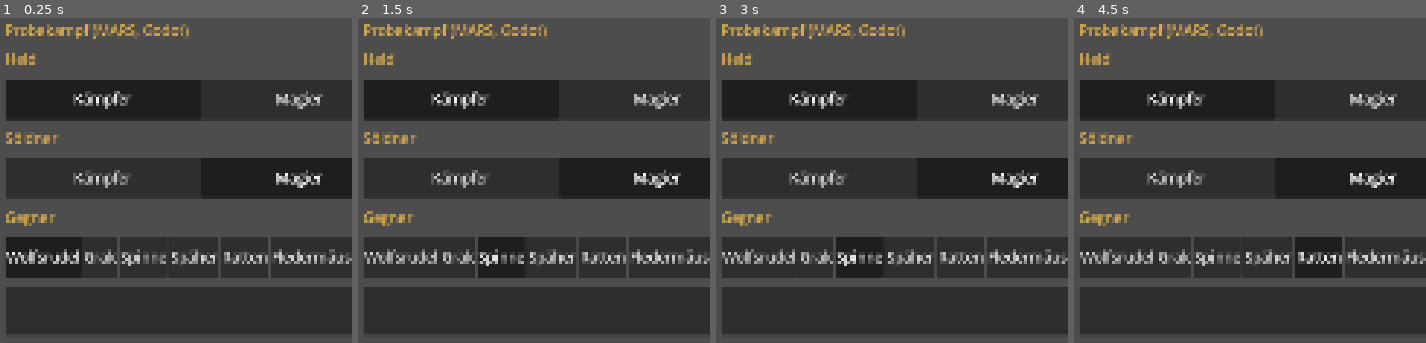
Above: before the commit, frames 1-4 (left to right).
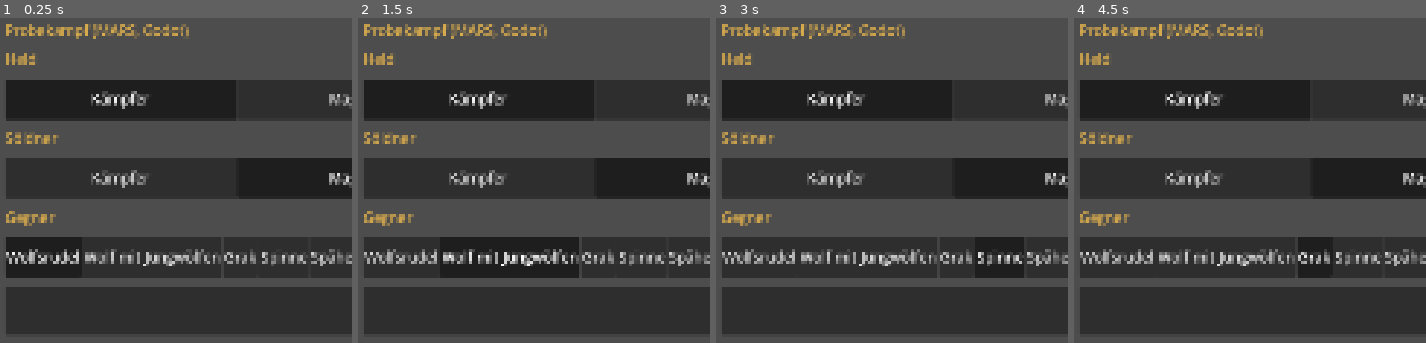
Above: after the commit, the same moments.

Repository: tramour-cmyk/androidapp_rpg_bornim
Game: Godot game, scene res://kampf/probe.tscn
Same seed, same stepped clock (60 frames per second), same inputs: the game is played once before the commit and once after it.
Inputs (mouse positions are in pixels of both pictures, inside the frame that each line leads up to):
- Up to frame 1 (0.25 s): no input
- Up to frame 2 (1.5 s): click "Wolfsrudel" at 0.5 s; click (509, 258) at 1.25 s, where only the run after the commit has a clickable "Wolf mit Jungwölfen"
- Up to frame 3 (3 s): click "Grak" at 2 s; click "Spinne" at 2.75 s
- Up to frame 4 (4.5 s): click "Späher" at 3.5 s; click (1320, 258) at 4.25 s, where only the run before the commit has a clickable "Ratten"

The runs differ from the first frame. In frame 1, 4.4% of the frame differs, in the area x 20-100%, y 22-80%; in frame 2, 4.5%; in frame 3, 4.4%; in frame 4, 4.5%.

Commit message:
399.2a Waldkampf Wolf mit 1–2 Jungwölfen (Chef 28.10., 14:19, Archiv: „Wolf mit 1 bis 2 Jungwölfen“, Held allein): aufruf.gd Gruppe „RUDEL“ (rudel(): Wolf vorn, 1–2 Jungwölfe wie Packs.kt cubs: halb so groß, Biss 1W3, Angriff −1; neu für MARS: halbe TP des Wolfs), mars.gd Fighter.follows/fled: fällt der Wolf, fliehen sie (Text aus Packs.kt, Hinweis FOE_FLEES), Kampf gewonnen; Erfahrung wie alt über lohn.gd (Wolf, je Jungwolf 0,3); Namen nach Art und Name gezählt (Wolf, Jungwolf 1, 2); Kampfort: Jungwolf 0,55 groß, läuft beim Fliehen nach hinten weg. Prüfungen: mars_regeln (Flucht, Erfahrung, Namen), aufruf_399 (Rudel allein), kampfort_lauf (Rudel). Lokal: core Kerntests 0, mars_golden 0, mars_regeln 0, klassisch_golden 0, aufruf_399 0 (6 Kämpfe), kampfort_lauf 0 (28 Kämpfe) [skip ci]
Co-Authored-By: Claude Opus 5.5 <noreply@anthropic.com>
Claude-Session: https://claude.ai/code/session_01Hmoj75RGhNPWnmxSqJ6X8c

Diff:
--- a/godot/kampf/aufruf.gd
+++ b/godot/kampf/aufruf.gd
@@ -39,12 +39,14 @@
 		"SHAMANS": [["gob1", Mars.CALLED, Vector2i(0, 0)], ["gob2", Mars.CALLED, Vector2i(0, 1)], ["gob3", Mars.CALLED, Vector2i(1, 0)]],
 		# 348.7: drei Kobolde im Aussehen (goblin.py ART=kobold), Regeln noch die des Goblins (Kobold in MARS fehlt)
 		"KOBOLDS": [["gob1", Mars.CALLED, Vector2i(0, 0)], ["gob2", Mars.CALLED, Vector2i(0, 1)], ["gob3", Mars.CALLED, Vector2i(1, 0)]],
-	}[foe]
+	}.get(foe, [])
 	Figur.ersatz_art = {"RATS": "giant_rat", "BATS": "giant_bat", "SHAMANS": Figur.SHAMAN, "KOBOLDS": Figur.KOBOLD}.get(foe, "")
 	# 348.12f eingebaut (Chef 28.10., 11:50: Kaufwolf abgenommen, Archiv 27.10., 21:51: „eigener entfällt“): Wölfe sind der gekaufte
 	# Wolf, sobald er gebaut beiliegt (godot-kampf.yml „Modelle bauen“); ERSATZ geht weiter vor
-	if foe in ["WOLVES", "GRIMM", "SPIDER"] and FileAccess.file_exists("res://kampf/daten/kaufwolf-info.json"):
+	if foe in ["WOLVES", "GRIMM", "SPIDER", "RUDEL"] and FileAccess.file_exists("res://kampf/daten/kaufwolf-info.json"):
 		Figur.ersatz_art = "kaufwolf"
+	if foe == "RUDEL":
+		return rudel(monsters, dice)
 	for e in lineup:
 		var m: Dictionary = monsters[e[1]]
 		if e[0] == Figur.GRIMM:     # Name aus den Regeln (Monsters.kt dire_wolf)
@@ -68,6 +70,32 @@
 			m.de = "Goblin-Schamane"
 			m.en = "Goblin Shaman"
 		foes.append(Mars.monster_fighter(e[0], e[2], m, dice.roll_expr(m.hp)))
+	return foes
+
+
+## 399.2a (Chef 28.10., 14:19, Archiv: „Wolf mit 1 bis 2 Jungwölfen“, der Held allein): der Waldkampf wie im alten Spiel
+## (Packs.kt cubs): vorn der Wolf, dazu 1–2 Jungwölfe, halb so groß (scale 0,55), Biss 1W3, Angriff −1; neu, weil MARS
+## Trefferpunkte braucht: halb so viele wie ein Wolf; sie folgen dem Wolf und fliehen, wenn er fällt (mars.gd follows);
+## Erfahrung wie alt über lohn.gd (Leitwolf, je Jungwolf 0,3 dazu)
+const JUNGWOLF := {"de": "Jungwolf", "en": "Young wolf", "scale": 0.55, "atk_shift": -1, "dmg": [1, 3, 0], "hp_share": 0.5,
+	"flee": ["Mit eingezogenem Schwanz fliehen die Jungwölfe ins Unterholz!", "Tails tucked, the young wolves flee into the undergrowth!"]}
+
+static func rudel(monsters: Dictionary, dice) -> Array:
+	var wolf: Dictionary = monsters[Mars.WOLF]
+	var foes := [Mars.monster_fighter("wolf1", Vector2i(0, 0), wolf, dice.roll_expr(wolf.hp))]
+	var jung: Dictionary = wolf.duplicate(true)
+	jung.de = JUNGWOLF.de
+	jung.en = JUNGWOLF.en
+	jung.scale = JUNGWOLF.scale
+	jung.atk = int(wolf.atk) + int(JUNGWOLF.atk_shift)
+	jung.dmg = JUNGWOLF.dmg
+	jung.xp = 0     # lohn.gd zählt sie als Rudel des Wolfs (xpShare), nicht einzeln
+	jung.flee = JUNGWOLF.flee
+	var n: int = dice.roll_expr([1, 2, 0])
+	for i in n:
+		var f = Mars.monster_fighter("cub%d" % (i + 1), [Vector2i(0, 1), Vector2i(1, 0)][i], jung, maxi(1, int(dice.roll_expr(wolf.hp) * float(JUNGWOLF.hp_share))))
+		f.follows = "wolf1"
+		foes.append(f)
 	return foes
 
 
--- a/godot/kampf/figur.gd
+++ b/godot/kampf/figur.gd
@@ -744,6 +744,13 @@
 	position = p
 
 
+## 399.2a: läuft vom Kampfort weg (fällt sein Leitwolf, fliehen die Jungwölfe) und verschwindet hinter dem Bildrand
+func flee_off(away: Vector3) -> void:
+	announce(null)
+	glide_to(home + away * 9.0)
+	get_tree().create_timer(3.0).timeout.connect(func(): visible = false)
+
+
 func glide_to(p: Vector3) -> void:
 	if p.is_equal_approx(home):
 		return
--- a/godot/kampf/kampfort.gd
+++ b/godot/kampf/kampfort.gd
@@ -629,6 +629,11 @@
 func foe_scale(f) -> float:
 	if f.monster == null:
 		return 1.0
+	# 399.2a: der Jungwolf halb so groß wie der Wolf (Packs.kt cubs 0,55)
+	return _foe_scale(f) * float(f.monster.get("scale", 1.0))
+
+
+func _foe_scale(f) -> float:
 	if f.monster.id == Mars.WOLF:
 		if Figur.ersatz().begins_with("kauf_"):     # 387: gekaufte Tiere (kauftier.py) in echter Größe wie im Kauf
 			return 1.0
@@ -767,6 +772,8 @@
 		figures[actor].rise()
 	elif e.cue == "CIRCLE" and actor != null:
 		figures[actor].howl()
+	elif e.cue == "FOE_FLEES" and target != null and figures.has(target):     # 399.2a: die Jungwölfe laufen nach hinten davon
+		figures[target].flee_off(-facing(true))
 	var lands := int(lunge_ms * 0.42)
 	# 348.7 (Rest aus 249, BattleFxLayer): Zauber und Pfeile fliegen sichtbar, auch daneben; der Treffer fällt, wenn sie ankommen
 	var fx = _fx_of(e, by, tg, across)
@@ -795,7 +802,7 @@
 			if wound:
 				ui.bleed(actor, target, w == Wucht.CRIT or (w == Wucht.KILL and crit), gore, tg.monster.id if tg.monster != null else ""))
 	for f in mars.fighters():
-		if figures.has(f.id) and e.places.has(f.id):
+		if figures.has(f.id) and e.places.has(f.id) and not f.fled:     # 399.2a: wer flieht, kommt nicht an seinen Platz zurück
 			figures[f.id].glide_to(_spot_pos(f, e.places[f.id]))
 	ui.refresh()
 	ui.show_roll(e)
--- a/godot/kampf/probe.gd
+++ b/godot/kampf/probe.gd
@@ -10,7 +10,7 @@
 const Aufruf = preload("res://kampf/aufruf.gd")
 const CLASSES := ["FIGHTER", "WIZARD", "ROGUE", "CLERIC"]
 const NAMES := {"FIGHTER": "Kämpfer", "WIZARD": "Magier", "ROGUE": "Schurke", "CLERIC": "Kleriker"}
-const FOES := {"WOLVES": "Wolfsrudel", "GRAK": "Grak", "SPIDER": "Spinne", "SCOUT": "Späher", "RATS": "Ratten", "BATS": "Fledermäuse", "GRIMM": "Grimmzahn", "GOBLINS": "Goblins", "SCOUTS": "Goblin-Späher", "SHAMANS": "Goblin-Schamanen", "KOBOLDS": "Kobolde"}
+const FOES := {"WOLVES": "Wolfsrudel", "RUDEL": "Wolf mit Jungwölfen", "GRAK": "Grak", "SPIDER": "Spinne", "SCOUT": "Späher", "RATS": "Ratten", "BATS": "Fledermäuse", "GRIMM": "Grimmzahn", "GOBLINS": "Goblins", "SCOUTS": "Goblin-Späher", "SHAMANS": "Goblin-Schamanen", "KOBOLDS": "Kobolde"}
 
 var tables: Dictionary
 var hero_cls := "FIGHTER"
--- a/godot/regeln/mars.gd
+++ b/godot/regeln/mars.gd
@@ -144,9 +144,12 @@
 	var has_hit := false
 	## 296.2: came running in the fight (Grak's call): worth nothing at the end, as in the old fight that had none
 	var called_in := false
+	## 399.2a: the leader this one follows (a young wolf its wolf, Packs.kt); it flees when the leader falls
+	var follows := ""
+	var fled := false
 
 	func standing() -> bool:
-		return hp > 0
+		return hp > 0 and not fled
 
 	func ac() -> int:
 		var slow := 2 if status.has("SLOW") else 0
@@ -258,7 +261,8 @@
 	all = party + foes
 	var kinds := {}
 	for f in foes:
-		var k = f.monster.id if f.monster != null else null
+		# 399.2a: nach Art und Name, damit Wolf und Jungwölfe (beide „wolf“) je für sich zählen; sonst gleich wie nach Art
+		var k = (str(f.monster.id) + "|" + str(f.monster.de)) if f.monster != null else null
 		if not kinds.has(k):
 			kinds[k] = []
 		kinds[k].append(f)
@@ -1473,6 +1477,7 @@
 	if t.side == "FOES":
 		intents.erase(t.id)
 		_say(fmt(wolf(t, "MSG279_WOLFFALLS", "MSG72_FALLS"), lang, [t.name(lang)]), null, t.id, 0, null, false, false, "FOE_FALLS")
+		_pack_flees(t)
 	elif t == all[0]:
 		_say(fmt(pick("MSG72_HEROFALLS"), lang, [t.name(lang)]), null, t.id, 0, null, false, false, "HERO_FALLS")
 		outcome = "LOST"
@@ -1482,6 +1487,16 @@
 		_say(fmt(pick("MSG72_KNOCKEDOUT"), lang, [t.name(lang)]), null, t.id, 0, null, false, false, "KNOCKED_OUT")
 	if not all.any(func(x): return x.side == "FOES" and x.standing()):
 		outcome = "WON"
+
+
+## 399.2a: when [leader] falls, those who follow it run (Packs.kt flee: one line for all, as in the old fight)
+func _pack_flees(leader: Fighter) -> void:
+	var first := true
+	for f in all.filter(func(x): return x.side == "FOES" and x.standing() and x.follows == leader.id):
+		f.fled = true
+		intents.erase(f.id)
+		_say(str(f.monster.flee[lang]) if first and f.monster.has("flee") else "", null, f.id, 0, null, false, false, "FOE_FLEES")
+		first = false
 
 
 ## One message with the state right after it, for the screen (SkirmishEvent).
--- a/godot/tests/aufruf_399.gd
+++ b/godot/tests/aufruf_399.gd
@@ -40,8 +40,23 @@
 			print(("endet " if gut else "FEHLER ") + "Heldwerte %s: %s" % [k, r])
 			if not gut:
 				fehler += 1
+		# 399.2a (Chef 14:19: Kapitel 1, der Held allein, Wolf mit 1–2 Jungwölfen): neu erschaffener Held ohne Söldner
+		for k in ["FIGHTER", "WIZARD", "ROGUE", "CLERIC"]:
+			n += 1
+			var h = HW.erschaffe("Alrik", "HUMAN", k)
+			var r: String = await _einer("RUDEL", "tag", h, -1, null, 0)
+			var gut := r.begins_with("WON ") or r.begins_with("LOST ")
+			print(("endet " if gut else "FEHLER ") + "Rudel allein %s: %s" % [k, r])
+			if not gut:
+				fehler += 1
 	else:
 		print("Heldwerte fehlen (vor 399.1): nur Blätter aus tabellen.json")
+	n += 1
+	var rr: String = await _einer("RUDEL", "abend", tab.probe.FIGHTER.hero.hero, int(tab.probe.FIGHTER.hero.hp), null, 0)
+	var rgut := rr.begins_with("WON ") or rr.begins_with("LOST ")
+	print(("endet " if rgut else "FEHLER ") + "Rudel allein (Blatt): %s" % rr)
+	if not rgut:
+		fehler += 1
 	# ohne LP kein Kampf: ende kommt gleich mit NONE
 	var a = Aufruf.new()
 	root.add_child(a)
@@ -58,7 +73,7 @@
 	quit(1 if fehler > 0 else 0)
 
 
-func _einer(gegner: String, zeit: String, held, held_tp: int, merc: Dictionary, merc_tp: int) -> String:
+func _einer(gegner: String, zeit: String, held, held_tp: int, merc, merc_tp: int) -> String:
 	var a = Aufruf.new()
 	root.add_child(a)
 	_ende.clear()
@@ -70,7 +85,8 @@
 	var k = a.kampf
 	if k.tageszeit != zeit:
 		return "Tageszeit %s statt %s" % [k.tageszeit, zeit]
-	k.mars.find("merc").auto = true
+	if merc != null:
+		k.mars.find("merc").auto = true
 	k.mars.set_autopilot(true)
 	if not k.busy:
 		k.go_on()
@@ -94,7 +110,7 @@
 	if _ende.size() != 1:
 		return "%s, ende %d-mal" % [k.mars.outcome if is_instance_valid(k) else "?", _ende.size()]
 	var e: Array = _ende[0]
-	if not (e[1].has("hero") and e[1].has("merc")):
+	if not (e[1].has("hero") and (merc == null or e[1].has("merc"))):
 		return "%s ohne Trefferpunkte %s" % [e[0], e[1]]
 	if e[0] == "WON" and e[2].is_empty():
 		return "WON ohne Lohn"
--- a/godot/tests/kampfort_lauf.gd
+++ b/godot/tests/kampfort_lauf.gd
@@ -16,7 +16,7 @@
 func _all() -> void:
 	var failed := 0
 	var n := 0
-	for foe in ["WOLVES", "GRAK", "SPIDER", "SCOUT", "RATS", "GRIMM"]:
+	for foe in ["WOLVES", "GRAK", "SPIDER", "SCOUT", "RATS", "GRIMM", "RUDEL"]:
 		for i in CLASSES.size():
 			var hero: String = CLASSES[i]
 			var merc: String = CLASSES[(i + 1) % CLASSES.size()]
--- a/godot/tests/mars_regeln.gd
+++ b/godot/tests/mars_regeln.gd
@@ -35,6 +35,8 @@
 	# 348.7b (Chef 28.10., 10:43: „brennende Hände gehen ja auf eine Reihe … da dürften ja auch theoretisch dann mehr getroffen sein“)
 	_row_spell("BURNING_HANDS")
 	_row_spell("FIREBALL")
+	# 399.2a (Chef 14:19 „Wolf mit 1 bis 2 Jungwölfen“): fällt der Wolf, fliehen die Jungwölfe, der Kampf ist gewonnen
+	_pack_flees()
 	print("MARS Regeln: %d abweichend" % failed)
 	quit(1 if failed > 0 else 0)
 
@@ -341,3 +343,43 @@
 		print("FEHLER %s auf %s: Rettungswürfe %s statt %s (ganze Reihe, die andere nicht)" % [spell, t.id, got, soll])
 	else:
 		print("gleich %s auf %s: Rettungswürfe %s (ganze Reihe, die andere nicht)" % [spell, t.id, got])
+
+
+## 399.2a: the wolf with its young (aufruf.gd rudel): they follow it, flee when it falls, the fight is won; the reward counts
+## them as its pack (lohn.gd, xpShare 0,3 each), as in the old fight
+func _pack_flees() -> void:
+	var monsters := {}
+	for m in tables.monsters:
+		monsters[m.id] = m
+	var Aufruf = load("res://kampf/aufruf.gd")
+	var foes: Array = Aufruf.rudel(monsters, Wuerfel.new(3))
+	var cubs := foes.filter(func(f): return f.follows == "wolf1")
+	if foes[0].id != "wolf1" or cubs.size() < 1 or cubs.size() > 2 or cubs.any(func(c): return int(c.monster.atk) != int(foes[0].monster.atk) - 1):
+		failed += 1
+		print("FEHLER Rudel: Aufstellung %s" % [foes.map(func(f): return [f.id, f.follows, f.monster.atk, f.max_hp])])
+		return
+	var sheet: Dictionary = tables.probe.FIGHTER.hero.hero.duplicate(true)
+	var skills := {}
+	for s in tables.skills:
+		skills[s.id] = s
+	var hero := Mars.hero_fighter("hero", "PARTY", Vector2i(Mars.FRONT, 0), sheet, 999, sheet.second, skills)
+	var mars = Mars.new([hero], foes, tables, Wuerfel.new(7), Wuerfel.new(7))
+	var heard := []
+	mars.listener = func(e): heard.append(e)
+	mars.start()
+	var wolf = mars.find("wolf1")
+	# die Wölfe tauschen Plätze (Einkreisen), der Wolf steht oft hinten: der Fall direkt, wie ein tödlicher Treffer
+	mars._hurt(wolf, wolf.hp, "hero", "Probe: Wolf fällt")
+	var names := foes.map(func(f): return f.name(0))
+	var flohen := heard.filter(func(e): return e.cue == "FOE_FLEES").size()
+	var ok: bool = not wolf.standing() and cubs.all(func(c): return c.fled and c.hp > 0) and flohen == cubs.size() and mars.outcome == "WON"
+	if ok:
+		var r: Dictionary = Lohn.reward(mars, 0, Wuerfel.new(1))
+		var soll := int(int(wolf.monster.xp) * (1.0 + 0.3 * cubs.size()))
+		ok = int(r.xp) == soll
+		ok = ok and names[0] == "Wolf" and (names[1] == "Jungwolf" if cubs.size() == 1 else names[1] == "Jungwolf 1")
+		print(("gleich" if ok else "FEHLER") + " Rudel: Wolf fällt, %d Jungwölfe fliehen, gewonnen, Erfahrung %d (soll %d), Namen %s" % [cubs.size(), int(r.xp), soll, names])
+	else:
+		print("FEHLER Rudel: Wolf steht %s, geflohen %s, Meldungen %d, Ausgang %s" % [wolf.standing(), cubs.map(func(c): return c.fled), flohen, mars.outcome])
+	if not ok:
+		failed += 1
